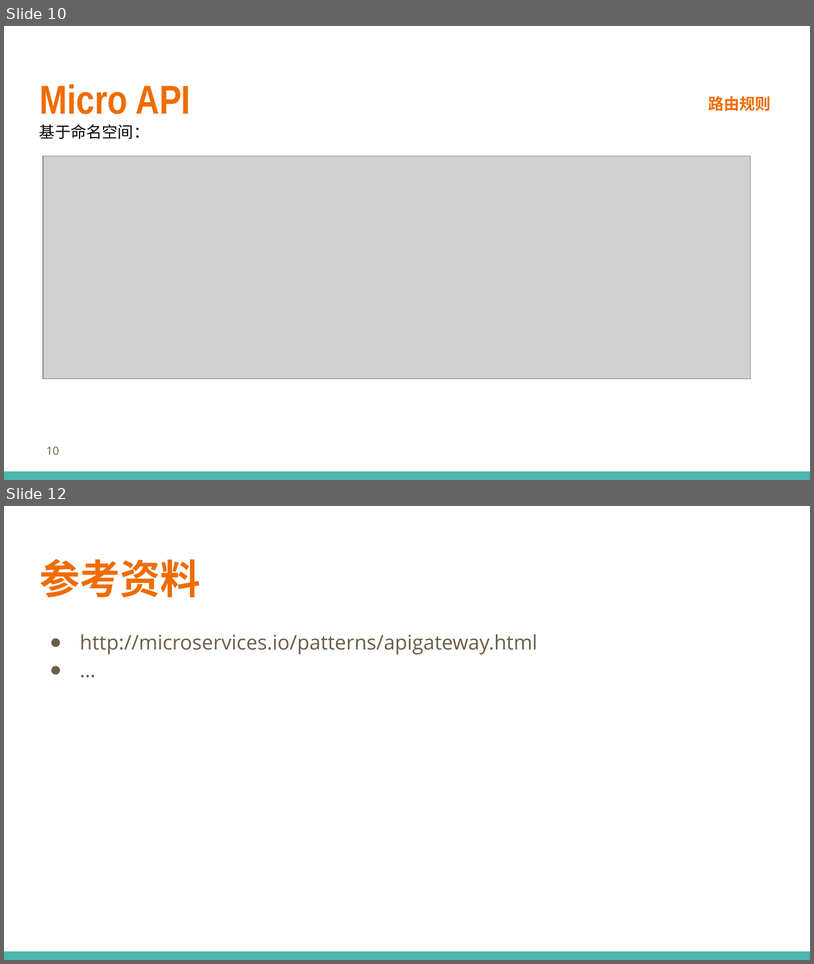
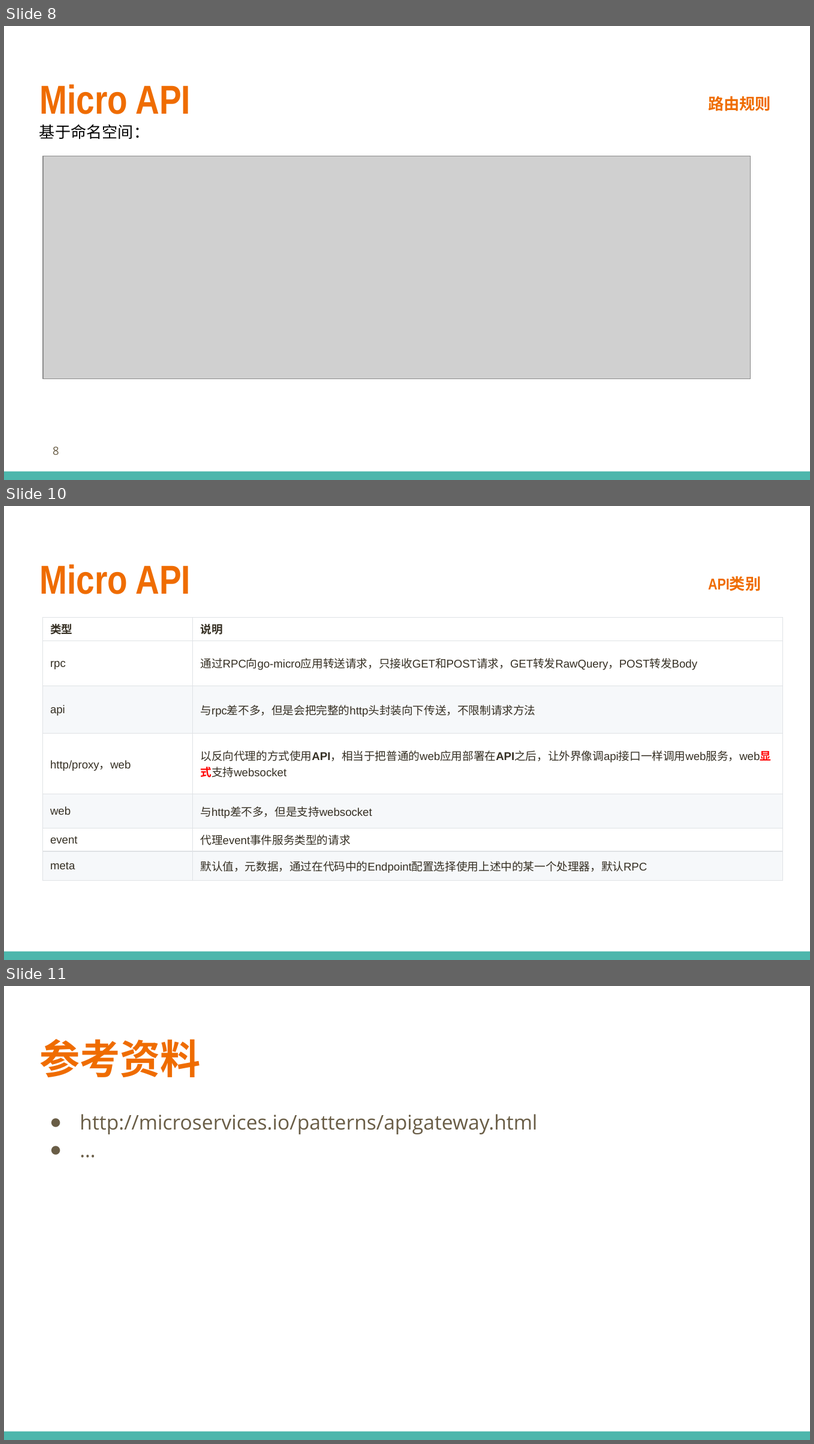
Before and after one commit to printfcoder/stack-rpc-tutorials, a slide deck: others/share/learning-go/【第三期】Micro工具集.pptx. Shown one above the other, each under a label of ours: slides 10 and 12 before the commit, slides 8, 10 and 11 after it; the slides between them are not shown. The pictures are 814x964 and 814x1444 pixels, drawn with LibreOffice and Linux fonts; fonts in the diff are those of the drawing; grey boxes stand for pictures; background and template pictures are left out. Boxes give left, top, right and bottom in pixels: in the first picture for what was removed or moved away, otherwise in the second. Text is boxed around its words. In the diff, an @@ line names an element or a change of style, - is before the commit and + after.

```diff
--- a/others/share/learning-go/【第三期】Micro工具集.pptx
+++ b/others/share/learning-go/【第三期】Micro工具集.pptx
@@ slide 10 added at (4,506,810,960), background #FFFFFF; not listed: 1 template element that a slide beside it also shows @@
@@ title added at (39,564,191,594), 36 pt, text #EF6C00, bold @@
+Micro API
@@ text added at (708,577,761,591), 14 pt, text #EF6C00, bold @@
+API类别
@@ table added at (43,617,783,875), 7 rows, 2 columns @@
+类型 | 说明
+rpc | 通过RPC向go-micro应用转送请求，只接收GET和POST请求，GET转发RawQuery，POST转发Body
+api | 与rpc差不多，但是会把完整的http头封装向下传送，不限制请求方法
+http/proxy，web | 以反向代理的方式使用API，相当于把普通的web应用部署在API之后，让外界像调api接口一样调用web服务，web显式支持websocket
+web | 与http差不多，但是支持websocket
+event | 代理event事件服务类型的请求
+meta | 默认值，元数据，通过在代码中的Endpoint配置选择使用上述中的某一个处理器，默认RPC
@@ what was slide 10 is now slide 8 @@
@@ page number at (53,446,59,454): text changed @@
-10
+8
@@ what was slide 12 is now slide 11 @@
```
Also in this commit, not shown: 3 slides changed, 2 slides removed.
